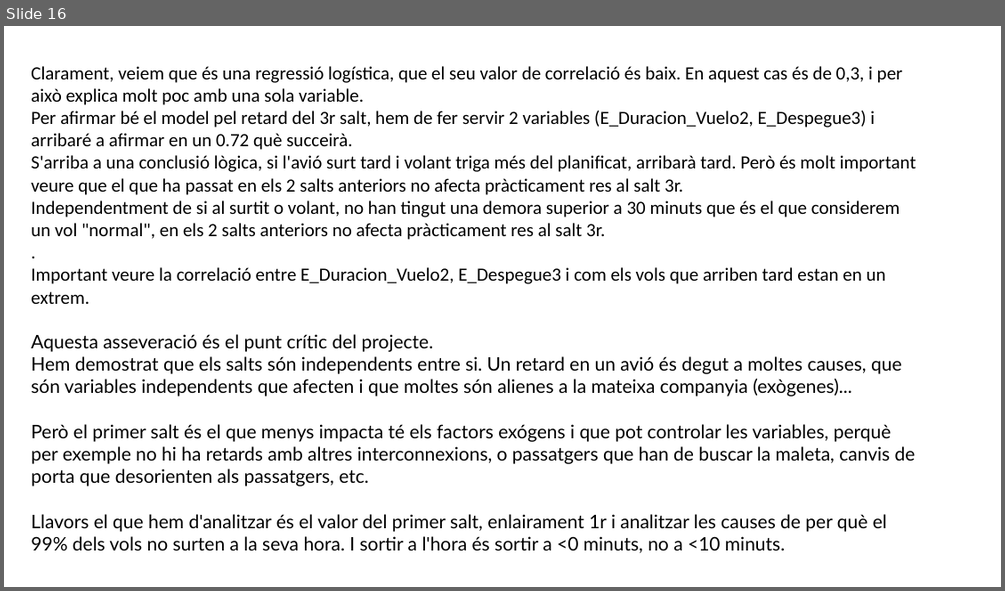
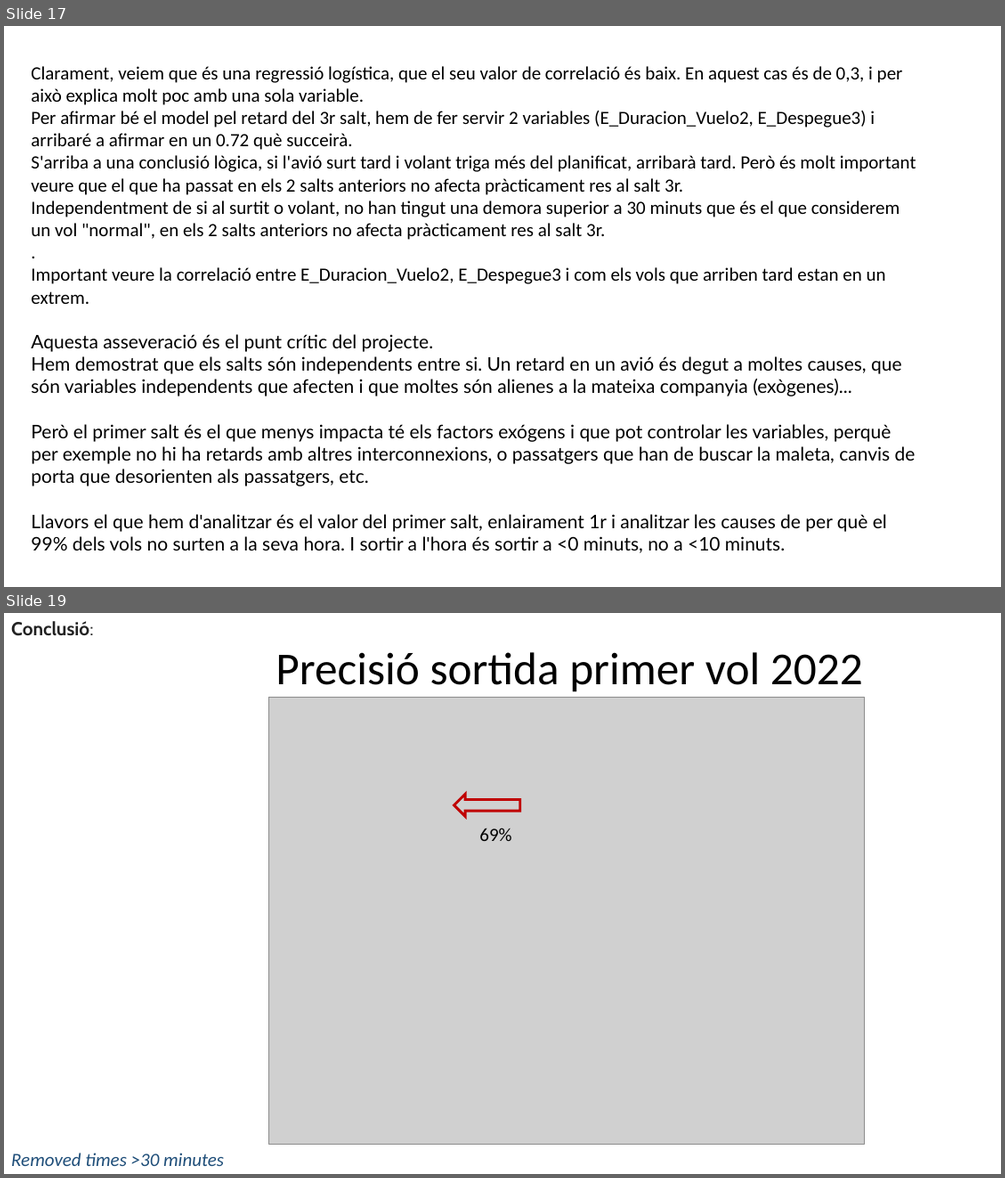
Before and after one commit to JMML2021/Entrega-projecte-final, a slide deck: 4 Presentación final.pptx. Shown one above the other, each under a label of ours: slide 16 before the commit, slides 17 and 19 after it; the slides between them are not shown. The pictures are 1005x591 and 1005x1178 pixels, drawn with LibreOffice and Linux fonts; fonts in the diff are those of the drawing; grey boxes stand for pictures; background and template pictures are left out. Boxes give left, top, right and bottom in pixels: in the first picture for what was removed or moved away, otherwise in the second. Text is boxed around its words. In the diff, an @@ line names an element or a change of style, - is before the commit and + after.

```diff
--- a/4 Presentación final.pptx
+++ b/4 Presentación final.pptx
@@ slide 19 added at bbox=[4, 613, 1001, 1174], background #FFFFFF @@
@@ text added at bbox=[11, 621, 93, 636], 18 pt, text #222222, bold @@
+Conclusió:
@@ title added at bbox=[275, 652, 863, 692], 44 pt, text #000000 @@
+Precisió sortida primer vol 2022
@@ picture added at bbox=[268, 697, 864, 1143] @@
@@ left arrow added at bbox=[454, 794, 520, 817], outline #C00000 2.5 pt @@
@@ text added at bbox=[479, 827, 511, 841], 18 pt, text #000000 @@
+69%
@@ text added at bbox=[11, 1152, 224, 1166], 18 pt, text #1F4E79, italic @@
+Removed times >30 minutes
@@ what was slide 16 is now slide 17 @@
```
Also in this commit, not shown: 9 slides changed, 7 other slides added, 5 slides removed.
